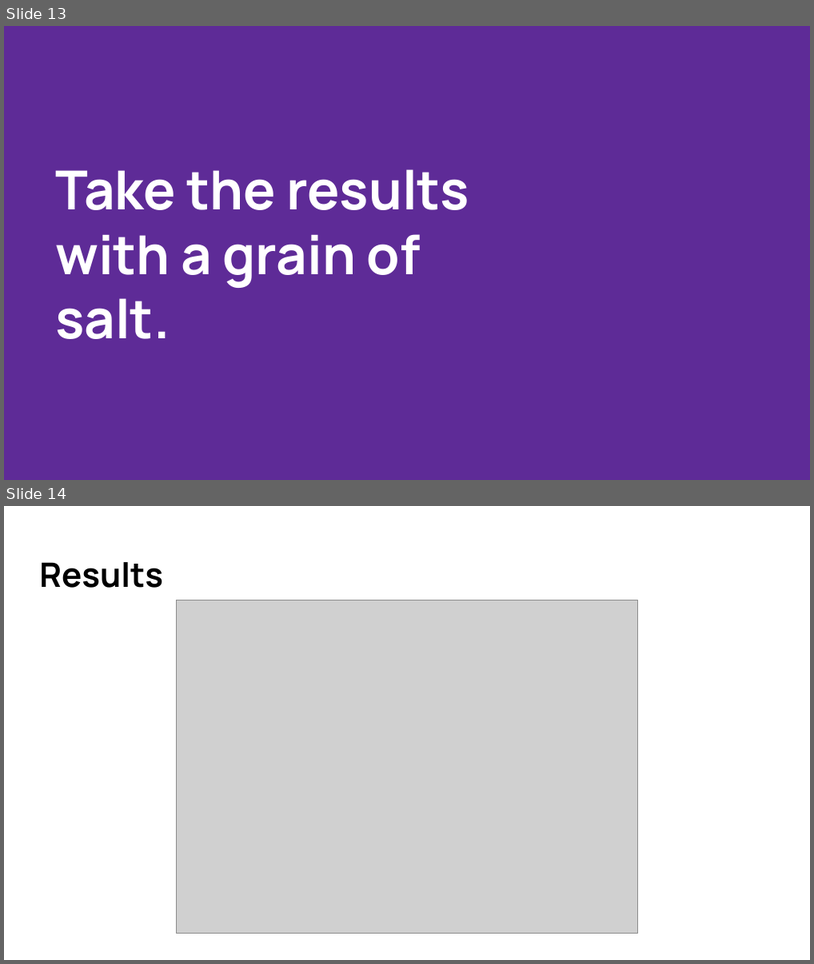
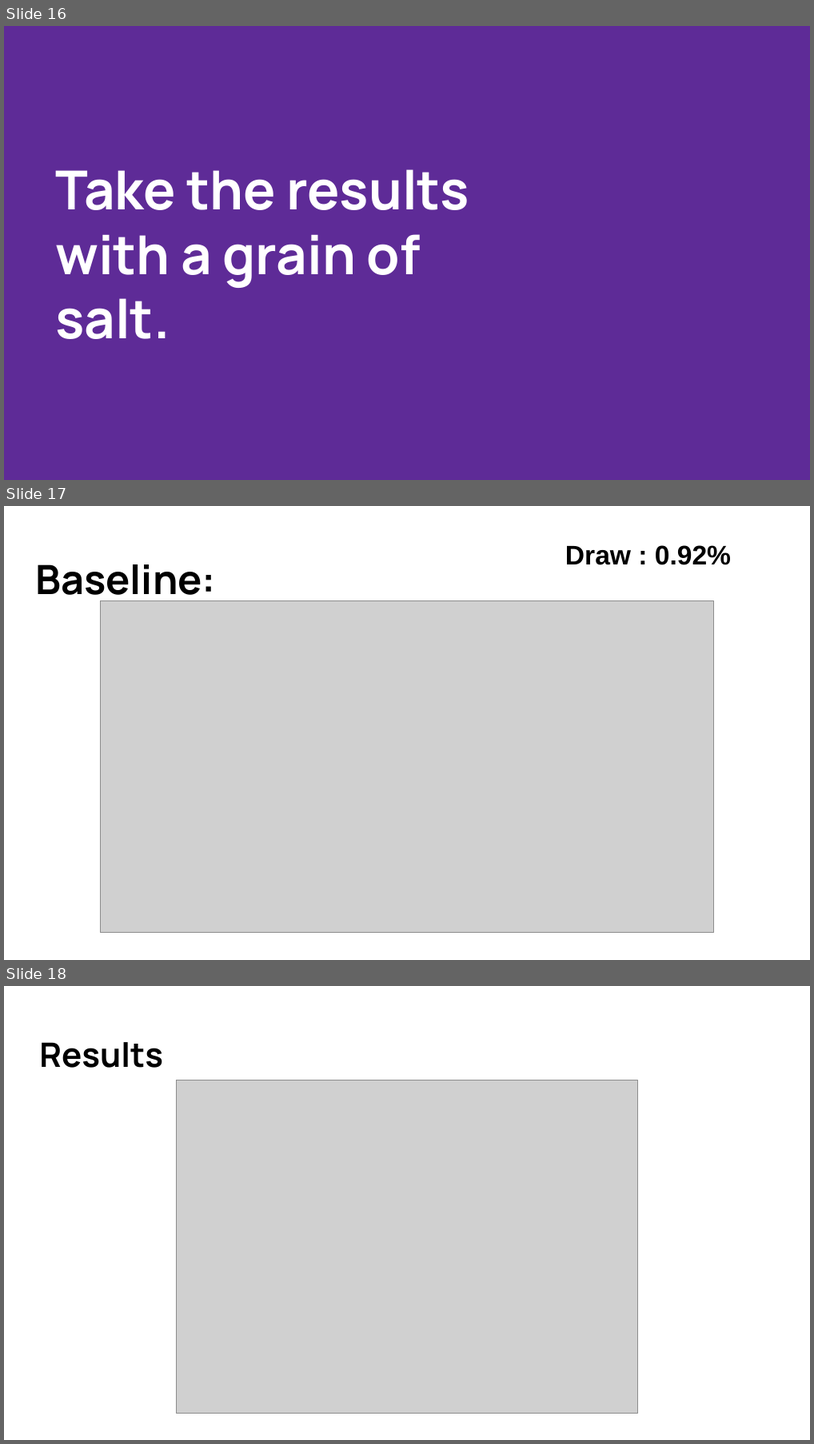
Before and after one commit to Alexander-sl-lee/Data-Science-Portfolio, a slide deck: General Assembly Projects/Capstone - Predicting AFL Winners/AFL Predictions.pptx. Shown one above the other, each under a label of ours: slides 13 and 14 before the commit, slides 16, 17 and 18 after it. The pictures are 814x964 and 814x1444 pixels, drawn with LibreOffice and Linux fonts; fonts in the diff are those of the drawing; grey boxes stand for pictures. Boxes give left, top, right and bottom in pixels: in the first picture for what was removed or moved away, otherwise in the second. Text is boxed around its words. In the diff, an @@ line names an element or a change of style, - is before the commit and + after.

```diff
--- a/General Assembly Projects/Capstone - Predicting AFL Winners/AFL Predictions.pptx
+++ b/General Assembly Projects/Capstone - Predicting AFL Winners/AFL Predictions.pptx
@@ slide 17 added at (x1=4, y1=506, x2=810, y2=960), background #FFFFFF @@
@@ text added at (x1=566, y1=545, x2=731, y2=565), 24 pt, text #000000, bold @@
+Draw : 0.92%
@@ title added at (x1=35, y1=564, x2=215, y2=605), 36 pt, text #000000, bold @@
+Baseline:
@@ picture added at (x1=100, y1=600, x2=714, y2=932) @@
@@ what was slide 13 is now slide 16 @@
@@ what was slide 14 is now slide 18 @@
```
Also in this commit, not shown: 5 slides changed, 9 other slides added, 3 other files.
